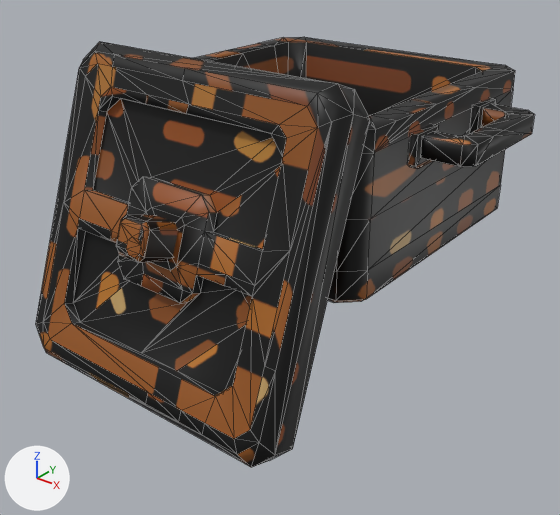
The FBX model Reference/Resource/Mesh/Animation/Basecamp/BC_cauldron02_idle.fbx: old version first, new version second.
One viewpoint serves both versions: a 50 mm camera at (0.061, -0.0845, 0.0581) aimed at (0.0024, -0.0113, 0.0127). Lighting does not change. The marker at lower left points along +X, +Y and +Z. Mesh edges are drawn as thin lines. Where no turn or scale is listed for an object, it has been applied to the vertices. Vertices at the same position are counted once.

The first picture shows 'model02', 'model02 1'.
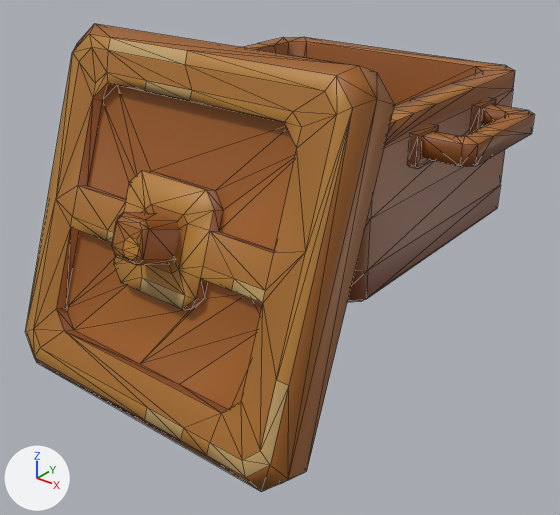
ob_pot_cap is not drawn itself; it is the parent of ob_model02_1.

Pixel boxes (x1, y1, x2, y2) of what changed, in the pictures (560 x 515 px):
```json
{"object": "model02 1", "change": "surface changed, rescaled", "before": [36, 42, 370, 467], "after": [25, 24, 394, 492], "on screen": "10% wider, 10% taller"}
{"part": 1, "of": "me_model02", "change": "surface changed", "before": [195, 37, 535, 303], "after": [243, 37, 535, 302], "on screen": "grey to brown"}
```

Scene script edits in JSON lines:
```json
{"block": "me_model02_1", "where": "me_model02_1.from_pydata(...)  # 164 vertices, 314 faces; spans x -2.05..2.05, y -0.47..0.47, z -2.05..2.05"}
{"block": "me_model02_1", "where": "# used by ob_model02_1"}
{"block": "me_model02_1", "change": "me_model02_1 part 2: texture (UV) coordinates of 314 of 314 faces, centred in x -2.05..2.05, y -0.47..0.47, z -2.05..2.05, changed; they spanned u 0.0..1.0, v 0.0..0.95 and now span u 0.02..0.98, v 0.02..0.98"}
{"block": "me_model02", "where": "me_model02.from_pydata(...)  # 180 vertices, 308 faces; spans x -0.0271..0.0271, y -0.02..0.02, z -0.0003..0.021"}
{"block": "me_model02", "where": "# used by ob_model02"}
{"block": "me_model02", "change": "me_model02 part 1: texture (UV) coordinates of 308 of 308 faces, centred in x -0.0271..0.0271, y -0.02..0.02, z -0.0003..0.021, changed; they spanned u 0.0..0.99, v 0.0..0.99 and now span u 0.02..0.95, v 0.02..0.97"}
{"op": "set", "path": "ob_pot_cap.scale", "old": "(1.0, 1.0, 1.0)", "new": "(1.1, 1.1, 1.1)"}
```
